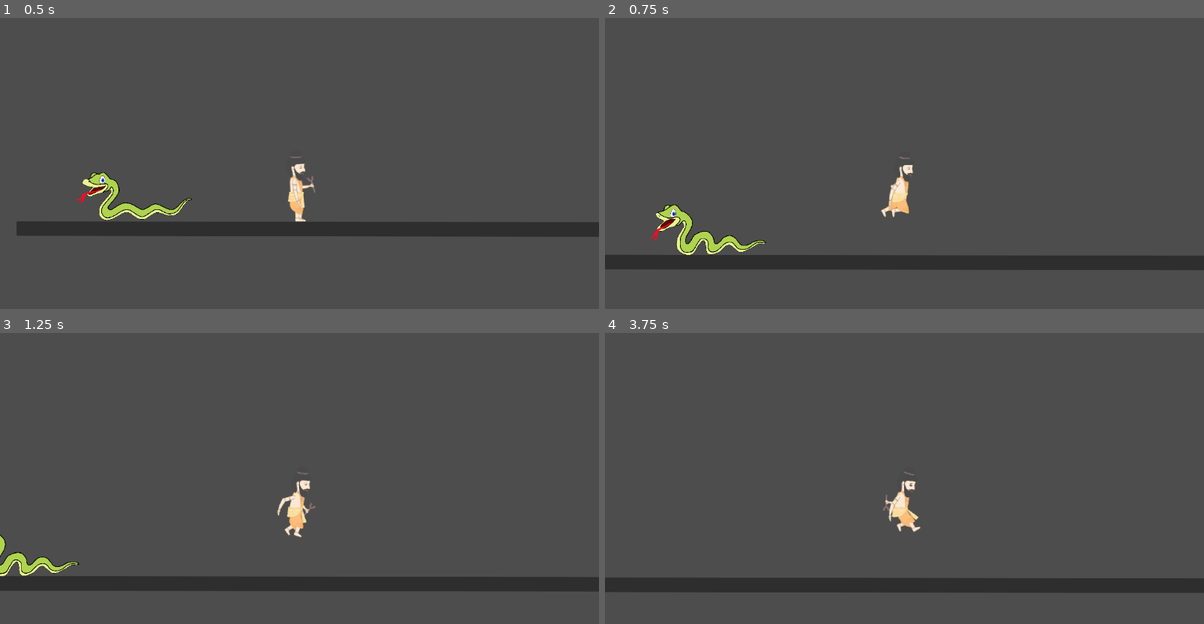
Above: before the commit, frames 1-4 (two rows, left to right).
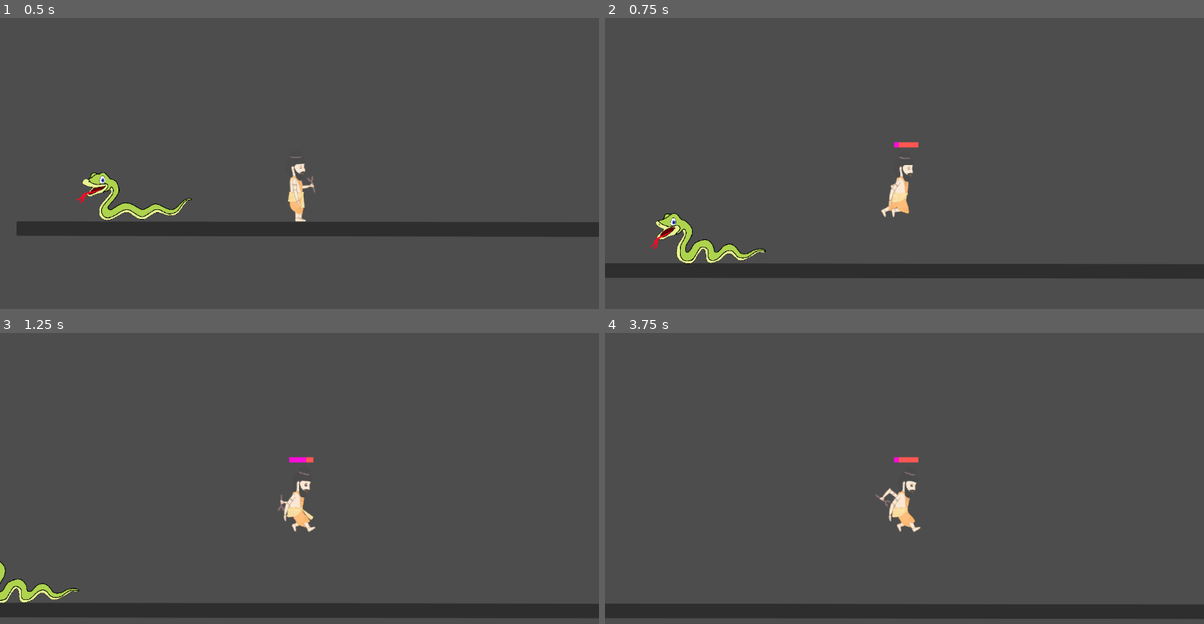
Above: after the commit, the same moments.

Repository: KartikWatts/games
Game: Godot game, scene res://world.tscn
Same seed, same stepped clock (60 frames per second), same inputs: the game is played once before the commit and once after it.
Inputs:
- Up to frame 1 (0.5 s): no input
- Up to frame 2 (0.75 s): tap Enter (ui_accept) at 0.5 s; hold Right (ui_right) from 0.53 s (still down); hold Ctrl (player_attack) from 0.53 s (still down)
- Up to frame 3 (1.25 s): keep holding Right (ui_right); keep holding Ctrl (player_attack); tap Enter (ui_accept) at 0.77 s
- Up to frame 4 (3.75 s): release Ctrl (player_attack) at 1.28 s; tap Ctrl (player_attack) at 1.35, 2.85 s; tap Enter (ui_accept) at 1.52, 3.02 s; release Right (ui_right) at 2.03 s; hold Left (ui_left) 2.03-2.78 s; hold Ctrl (player_attack) 2.03-2.78 s; hold Right (ui_right) from 2.78 s (still down); hold Ctrl (player_attack) from 3.53 s (still down)

Frame 1 is identical in both runs. In frame 2, 6.9% of the frame differs, in the area x 0-100%, y 42-90%; in frame 3, 11%, in the area x 0-100%, y 42-98%; in frame 4, 10%.

Commit message:
making attack better hahaha

Diff:
--- a/games/violest/violest/mobs/snake.tscn
+++ b/games/violest/violest/mobs/snake.tscn
@@ -22,6 +22,22 @@
 "values": [1]
 }
 
+[sub_resource type="Animation" id="Animation_vytk3"]
+resource_name = "attack"
+length = 0.5
+tracks/0/type = "value"
+tracks/0/imported = false
+tracks/0/enabled = true
+tracks/0/path = NodePath("Sprite2D:frame")
+tracks/0/interp = 1
+tracks/0/loop_wrap = true
+tracks/0/keys = {
+"times": PackedFloat32Array(0, 0.3),
+"transitions": PackedFloat32Array(1, 1),
+"update": 1,
+"values": [3, 4]
+}
+
 [sub_resource type="Animation" id="Animation_q2d1r"]
 resource_name = "walk"
 length = 0.4
@@ -37,22 +53,6 @@
 "transitions": PackedFloat32Array(1, 1, 1, 1),
 "update": 1,
 "values": [0, 1, 2, 2]
-}
-
-[sub_resource type="Animation" id="Animation_vytk3"]
-resource_name = "attack"
-length = 0.5
-tracks/0/type = "value"
-tracks/0/imported = false
-tracks/0/enabled = true
-tracks/0/path = NodePath("Sprite2D:frame")
-tracks/0/interp = 1
-tracks/0/loop_wrap = true
-tracks/0/keys = {
-"times": PackedFloat32Array(0, 0.3),
-"transitions": PackedFloat32Array(1, 1),
-"update": 1,
-"values": [3, 4]
 }
 
 [sub_resource type="AnimationLibrary" id="AnimationLibrary_n3odl"]
--- a/games/violest/violest/player/magic_ball.tscn
+++ b/games/violest/violest/player/magic_ball.tscn
@@ -12,7 +12,6 @@
 
 [node name="CollisionShape2D" type="CollisionShape2D" parent="."]
 shape = SubResource("CircleShape2D_rvw1r")
-metadata/_edit_lock_ = true
 
 [node name="MagicBall" type="Sprite2D" parent="."]
 texture = ExtResource("1_bhvkc")
--- a/games/violest/violest/player/player.gd
+++ b/games/violest/violest/player/player.gd
@@ -4,7 +4,7 @@
 signal magic_ball_shoot(magic_ball_scene, location)
 
 const SPEED = 300.0
-const JUMP_VELOCITY = -500.0
+const JUMP_VELOCITY = -600.0
 const WAND_MAGIC_MARGIN = 25
 
 var magic_ball = preload("res://player/magic_ball.tscn")
@@ -14,6 +14,7 @@
 @onready var _collision_shape = $CollisionShape2D
 @onready var _wand_marker = $WandMarker
 @onready var _shoot_timer = $ShootTimer
+@onready var _attack_progress = $AttackProgress
 
 var gravity = ProjectSettings.get_setting("physics/2d/default_gravity")
 var is_attack_initiated = false
@@ -21,20 +22,28 @@
 
 func _ready():
 	set_wand_marker_position(1)
+	_attack_progress.position = _collision_shape.position - Vector2(_collision_shape.shape.get_rect().size.x/2, _collision_shape.shape.get_rect().size.y/2 + WAND_MAGIC_MARGIN)
 
 func _process(delta):
-#	print(_shoot_timer.time_left)
-	if Input.is_action_pressed("player_attack"):
+	if Input.is_action_just_pressed("player_attack"):
 		if not is_attack_initiated:
+			var tween = get_tree().create_tween()
 			is_attack_initiated = true
+			_attack_progress.show()
+			tween.tween_property(_attack_progress, "value", 100, 1)
 			_shoot_timer.start()
-	else:
-		is_attack_initiated = false
-		_shoot_timer.stop()
+		else:
+			is_attack_initiated = false
+			_attack_progress.value = 0
+			_shoot_timer.stop()
 
 func _physics_process(delta):
 	if not is_on_floor():
 		velocity.y += gravity * delta
+
+	if _shoot_timer.is_stopped():
+		_attack_progress.value = 0
+		_attack_progress.hide()
 
 	if Input.is_action_just_pressed("ui_accept") and is_on_floor():
 		velocity.y = JUMP_VELOCITY
--- a/games/violest/violest/player/player.tscn
+++ b/games/violest/violest/player/player.tscn
@@ -99,6 +99,12 @@
 "walk": SubResource("Animation_gf2mm")
 }
 
+[sub_resource type="StyleBoxFlat" id="StyleBoxFlat_2r6hh"]
+bg_color = Color(1, 0.337255, 0.317647, 1)
+
+[sub_resource type="StyleBoxFlat" id="StyleBoxFlat_nboxd"]
+bg_color = Color(1, 0.0431373, 0.854902, 1)
+
 [node name="Player" type="CharacterBody2D" groups=["Player"]]
 collision_mask = 2
 script = ExtResource("1_yo214")
@@ -126,5 +132,17 @@
 position = Vector2(29, -27)
 
 [node name="ShootTimer" type="Timer" parent="."]
+one_shot = true
+
+[node name="AttackProgress" type="ProgressBar" parent="."]
+offset_left = -34.0
+offset_top = -8.0
+offset_right = 33.0
+offset_bottom = 6.0
+theme_override_styles/background = SubResource("StyleBoxFlat_2r6hh")
+theme_override_styles/fill = SubResource("StyleBoxFlat_nboxd")
+step = 1.0
+rounded = true
+show_percentage = false
 
 [connection signal="timeout" from="ShootTimer" to="." method="_on_shoot_timer_timeout"]
--- a/games/violest/violest/project.godot
+++ b/games/violest/violest/project.godot
@@ -19,6 +19,7 @@
 player_attack={
 "deadzone": 0.5,
 "events": [Object(InputEventKey,"resource_local_to_scene":false,"resource_name":"","device":-1,"window_id":0,"alt_press …(182 unchanged characters)…
+, Object(InputEventKey,"resource_local_to_scene":false,"resource_name":"","device":-1,"window_id":0,"alt_pressed":false,"shift_pressed":false,"ctrl_pressed":false,"meta_pressed":false,"pressed":false,"keycode":0,"physical_keycode":4194325,"key_label":0,"unicode":0,"echo":false,"script":null)
 ]
 }
 
@@ -27,6 +28,7 @@
 2d_physics/layer_1="Player"
 2d_physics/layer_2="Environment"
 2d_physics/layer_3="Mob"
+2d_physics/layer_4="MagicBall"
 
 [rendering]
 
Not shown: 1 places in games/violest/violest/player/player.tscn that only renumber resources
